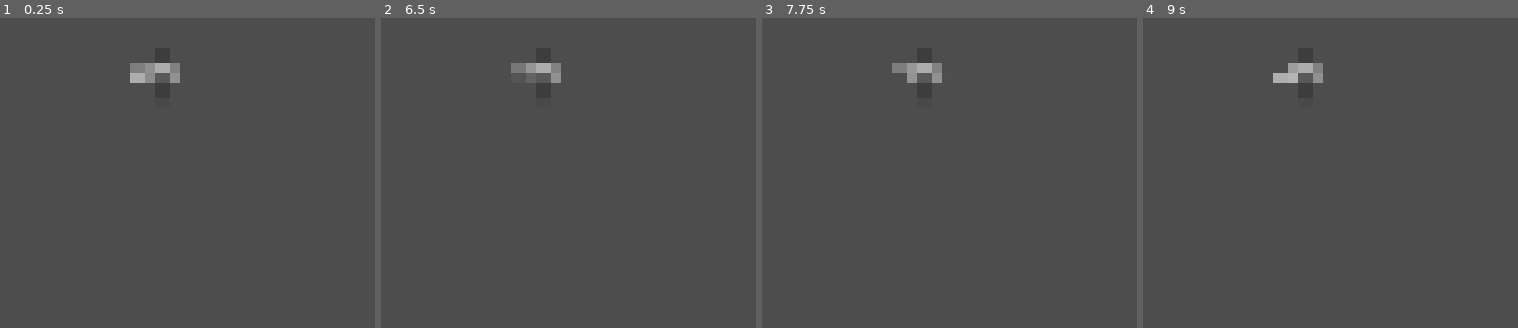
Above: before the commit, frames 1-4 (left to right).
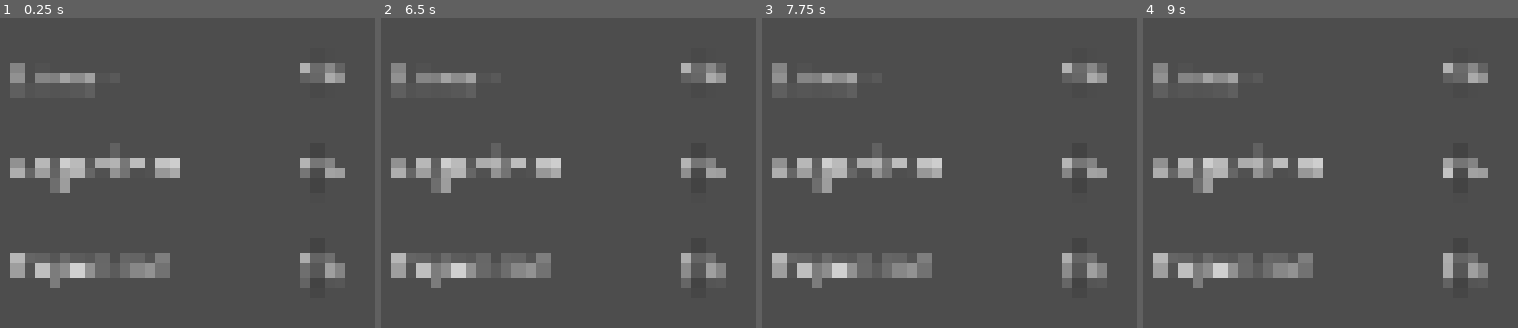
Above: after the commit, the same moments.

Repository: alemaki/SGJ_2026
Game: Godot game, scene res://src/debug/obsession_bar/obsession_test.tscn
Same seed, same stepped clock (60 frames per second), same inputs: the game is played once before the commit and once after it. This scene is started directly instead of the project's main scene.
Inputs (mouse positions are in pixels of both pictures, inside the frame that each line leads up to):
- Up to frame 1 (0.25 s): no input
- Up to frame 2 (6.5 s): tap Enter (ui_accept) at 0.5, 0.77, 1.25, 1.52, 2, 2.75, 3.02, 3.5, 3.77, 4.25, 4.52, 6.02 s; move the mouse to (outside the picture) at 0.52 s; hold Right (ui_right) 0.53-1.28 s; click (outside the picture) at 0.67 s; move the mouse to (outside the picture) at 1.27 s; hold Down (ui_down) 1.28-2.03 s; move the mouse to (outside the picture) at 2.02 s; hold Right (ui_right) 2.03-2.78 s; move the mouse to (outside the picture) at 2.77 s; hold Up (ui_up) 2.78-3.53 s; click (outside the picture) at 2.92 s; move the mouse to (outside the picture) at 3.52 s; hold Left (ui_left) 3.53-5.03 s; move the mouse to (outside the picture) at 4.27 s; move the mouse to (outside the picture) at 5.02 s; hold Down (ui_down) 5.03-5.78 s; click (outside the picture) at 5.17 s; move the mouse to (outside the picture) at 5.77 s; hold Right (ui_right) from 5.78 s (still down)
- Up to frame 3 (7.75 s): move the mouse to (outside the picture) at 6.52 s; release Right (ui_right) at 6.53 s; hold Up (ui_up) 6.53-7.28 s; tap Enter (ui_accept) at 6.77, 7.52 s; move the mouse to (outside the picture) at 7.27 s; hold Right (ui_right) from 7.28 s (still down); click (outside the picture) at 7.42 s
- Up to frame 4 (9 s): move the mouse to (outside the picture) at 8.02 s; release Right (ui_right) at 8.03 s; hold Down (ui_down) 8.03-8.78 s; move the mouse to (outside the picture) at 8.77 s; hold Left (ui_left) from 8.78 s (still down)

The runs differ from the first frame. In frame 1, 8.0% of the frame differs, in the area x 2-92%, y 14-88%; in frame 2, 7.9%; in frame 3, 8.0%; in frame 4, 7.9%.

Commit message:
Added all the bar types to the debug scene for test

Diff:
--- a/src/debug/obsession_bar/obsession_test.gd
+++ b/src/debug/obsession_bar/obsession_test.gd
@@ -1,13 +1,25 @@
 extends Control
 
-@export var bar: ObsessionBar = null
+@export var logarithmic_bar: ObsessionBar = null
+@export var linear_bar: ObsessionBar = null
+@export var exponential_bar: ObsessionBar = null
+
 @export var timer: Timer = null
 
 const SCORE_PER_TIME: int = 1
 
 # Called when the node enters the scene tree for the first time.
 func _ready() -> void:
-	bar.resume_progress()
+	logarithmic_bar.scaling_type = ObsessionBar.PROGRESS_SCALING.LOGARITHMIC
+	logarithmic_bar.resume_progress()
+
+	linear_bar.scaling_type = ObsessionBar.PROGRESS_SCALING.LINEAR
+	linear_bar.resume_progress()
+
+	exponential_bar.scaling_type = ObsessionBar.PROGRESS_SCALING.EXPONENTIAL
+	exponential_bar.resume_progress()
 
 func _on_timer_timeout() -> void:
-	bar.increase_current_score(SCORE_PER_TIME)
+	logarithmic_bar.increase_current_score(SCORE_PER_TIME)
+	linear_bar.increase_current_score(SCORE_PER_TIME)
+	exponential_bar.increase_current_score(SCORE_PER_TIME)
--- a/src/debug/obsession_bar/obsession_test.tscn
+++ b/src/debug/obsession_bar/obsession_test.tscn
@@ -3,24 +3,62 @@
 [ext_resource type="PackedScene" uid="uid://cie3uytpw1f08" path="res://src/scenes/obsession_bar.tscn" id="1_5dud1"]
 [ext_resource type="Script" uid="uid://c86n666241ylh" path="res://src/debug/obsession_bar/obsession_test.gd" id="1_honyi"]
 
-[node name="ObsessionTest" type="Control" unique_id=1271409587 node_paths=PackedStringArray("bar", "timer")]
+[node name="ObsessionTest" type="Control" unique_id=1271409587 node_paths=PackedStringArray("logarithmic_bar", "linear_bar", "exponential_bar", "timer")]
 layout_mode = 3
 anchors_preset = 0
 offset_left = 6.0
 offset_right = 6.0
 script = ExtResource("1_honyi")
-bar = NodePath("ObsessionBar")
+logarithmic_bar = NodePath("ObsessionBar")
+linear_bar = NodePath("ObsessionBar2")
+exponential_bar = NodePath("ObsessionBar3")
 timer = NodePath("Timer")
-
-[node name="ObsessionBar" parent="." unique_id=1566583181 instance=ExtResource("1_5dud1")]
-layout_mode = 0
-offset_left = 69.0
-offset_top = 73.0
-offset_right = 69.0
-offset_bottom = 73.0
-scaling_type = 1
 
 [node name="Timer" type="Timer" parent="." unique_id=236235721]
 autostart = true
 
+[node name="ObsessionBar" parent="." unique_id=1566583181 instance=ExtResource("1_5dud1")]
+layout_mode = 0
+offset_left = 147.0
+offset_top = 73.0
+offset_right = 147.0
+offset_bottom = 73.0
+scaling_type = 1
+
+[node name="ObsessionBar2" parent="." unique_id=2125536132 instance=ExtResource("1_5dud1")]
+layout_mode = 0
+offset_left = 146.0
+offset_top = 119.0
+offset_right = 146.0
+offset_bottom = 119.0
+
+[node name="ObsessionBar3" parent="." unique_id=1817543105 instance=ExtResource("1_5dud1")]
+layout_mode = 0
+offset_left = 146.0
+offset_top = 166.0
+offset_right = 146.0
+offset_bottom = 166.0
+scaling_type = 2
+
+[node name="Label" type="Label" parent="." unique_id=1024940787]
+layout_mode = 0
+offset_top = 119.0
+offset_right = 80.0
+offset_bottom = 142.0
+text = "Logarithm"
+
+[node name="Label3" type="Label" parent="." unique_id=467572080]
+layout_mode = 0
+offset_top = 76.0
+offset_right = 80.0
+offset_bottom = 99.0
+text = "Linear"
+
+[node name="Label2" type="Label" parent="." unique_id=1758612713]
+layout_mode = 0
+offset_top = 167.0
+offset_right = 80.0
+offset_bottom = 190.0
+text = "Exponent"
+
 [connection signal="timeout" from="Timer" to="." method="_on_timer_timeout"]
